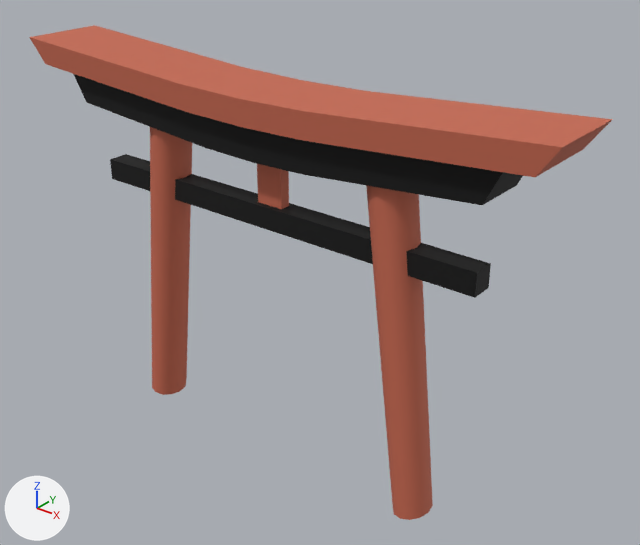
Renders of the FBX model ReCry/Assets/Prefabs/japan_gate.fbx from each side of a commit.
Rendered twice from a camera (50 mm lens) standing at (-0.108, -0.082, 0.254) and looking at (-0.328, 0.193, 0.084). Lighting does not change. The marker at lower left points along +X, +Y and +Z. Where no turn or scale is listed for an object, it has been applied to the vertices.
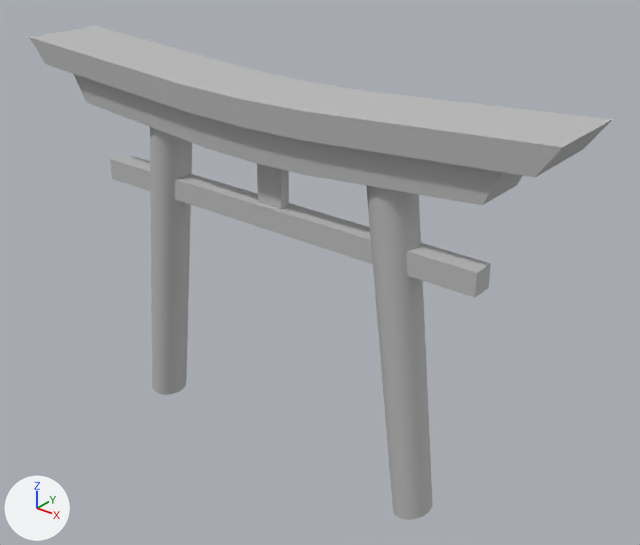
The newer file is also rescaled (x13.64), turned or shifted as a whole; pictures and numbers use the older file's frame.

Where the change shows, as pixel boxes [x1, y1, x2, y2] in the pictures (640 x 545 px):
part 1 of me_mesh, recoloured (black to grey)
    both: [74, 74, 523, 298]
part 2 of me_mesh, recoloured
    both: [30, 25, 613, 520]

The edits, one by one:
Material 'japan_gate' (mat_japan_gate) is new.
Its base color is (0.5, 0.5, 0.5) (grey #bcbcbc).
Its roughness is 0.749.
me_mesh has 124 vertices, 138 faces and spans x -0.133..0.133, y -0.019..0.019, z -0.007..0.173.
me_mesh is used by ob_polysurface1; location (-0.3432, 0.1802, 0.0).
me_mesh no longer uses material mat_lambert1 (grey #bcbcbc).
me_mesh part 1: all 26 faces that had it switch from mat_blinn2 (black #000000) to mat_japan_gate (grey #bcbcbc).
me_mesh part 2: all 62 faces that had it switch from mat_blinn1 (orange #c76950) to mat_japan_gate (grey #bcbcbc).
